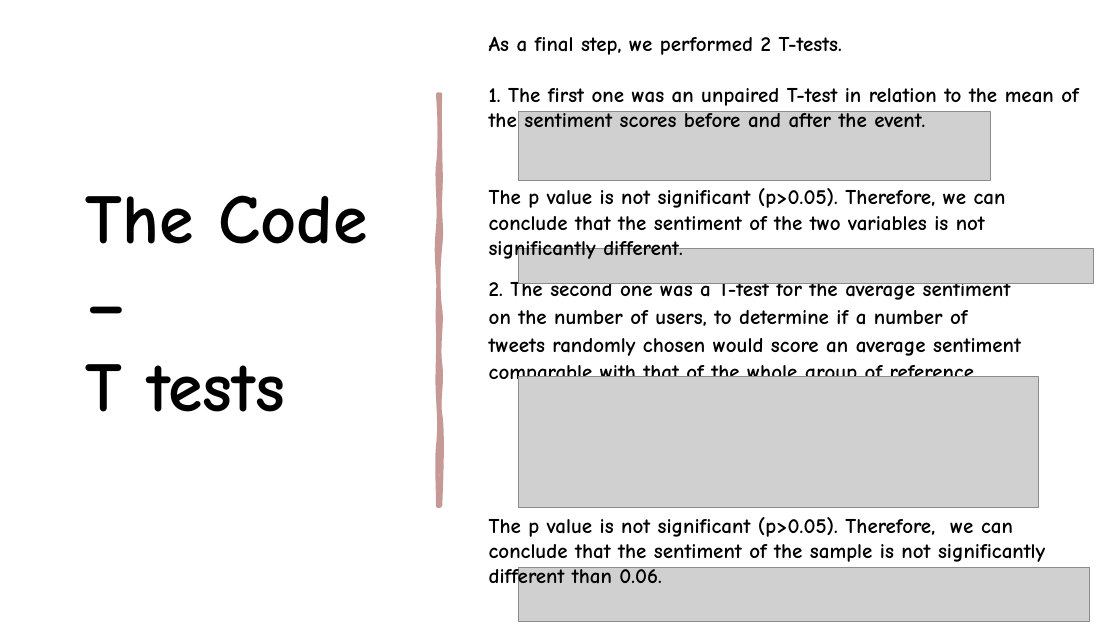
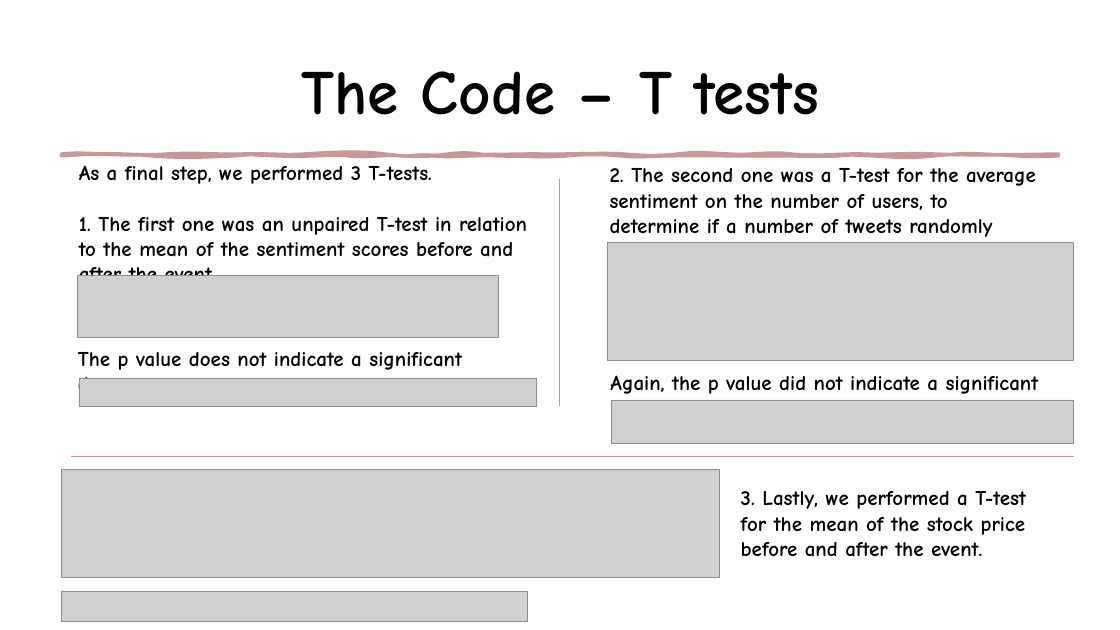
Before and after one commit to ionais/SentimentAnalysis, a slide deck: slide 18 of 20211215_ResearchMethodsProject_SentimentAnalysis_CocaCola.pptx. Drawn at 1120x630 pixels with LibreOffice and Linux fonts; fonts in the diff are those of the drawing; grey boxes stand for pictures. Boxes give left, top, right and bottom in pixels: in the first picture for what was removed or moved away, otherwise in the second. Text is boxed around its words. In the diff, an @@ line names an element or a change of style, - is before the commit and + after.

Commit message:
Update 20211215_ResearchMethodsProject_SentimentAnalysis_CocaCola.pptx
Updated pptx

```diff
--- a/20211215_ResearchMethodsProject_SentimentAnalysis_CocaCola.pptx
+++ b/20211215_ResearchMethodsProject_SentimentAnalysis_CocaCola.pptx
@@ title "The Code – T tests": place and size @@
-title "The Code – T tests" at (86, 195, 368, 412)
+title "The Code – T tests" at (301, 71, 819, 115)
@@ title "The Code – T tests" at (301, 71, 819, 115): size 60 to 54 pt; alignment left to centre; line spacing 1 to 0.9 @@
@@ freeform shape removed at (438, 95, 441, 506) @@
@@ freeform shape added at (61, 154, 1059, 155), fill #C69996, outline #C69996 3 pt @@
@@ text "As a final step, we ...": place and size @@
-text "As a final step, we ..." at (489, 36, 1078, 127)
+text "As a final step, we ..." at (79, 165, 527, 276)
@@ text at (79, 165, 432, 184): text changed @@
-As a final step, we performed 2 T-tests.
+As a final step, we performed 3 T-tests.
@@ line added from (560, 179) to (560, 406), #BA9B7F 1 pt @@
@@ text "2. The second one was ...": place and size @@
-text "2. The second one was ..." at (489, 278, 1021, 387)
+text "2. The second one was ..." at (610, 168, 1036, 243)
@@ text "2. The second one was ..." at (610, 168, 1036, 243): line spacing 1.1 to 1; less space between paragraphs; vertical alignment middle to top @@
@@ text removed at (489, 188, 1006, 231) @@
-The p value is not significant (p>0.05). Therefore, we can conclude that the sentiment of the two variables is not significantly different.
@@ picture: place and size @@
-picture at (518, 376, 1038, 508)
+picture at (607, 243, 1074, 361)
@@ picture: place and size @@
-picture at (518, 112, 991, 181)
+picture at (77, 276, 499, 337)
@@ text added at (78, 352, 462, 399), 18 pt, text #000000, bold @@
+The p value does not indicate a significant depenency.
@@ picture: place and size @@
-picture at (518, 248, 1094, 283)
+picture at (80, 378, 537, 406)
@@ text added at (610, 375, 1039, 394), 18 pt, text #000000, bold @@
+Again, the p value did not indicate a significant depenency.
@@ picture: place and size @@
-picture at (518, 567, 1091, 621)
+picture at (612, 400, 1074, 444)
@@ picture added at (61, 470, 719, 578) @@
@@ line added from (71, 456) to (1074, 456), #C69996 0.5 pt @@
@@ text added at (741, 491, 1026, 557), 18 pt, text #000000, bold @@
+3. Lastly, we performed a T-test for the mean of the stock price before and after the event.
@@ text removed at (489, 517, 1045, 583) @@
-The p value is not significant (p>0.05). Therefore, we can conclude that the sentiment of the sample is not significantly different than 0.06.
@@ picture added at (61, 592, 527, 622) @@
```
Also in this commit, not shown: 17 other slides changed.
